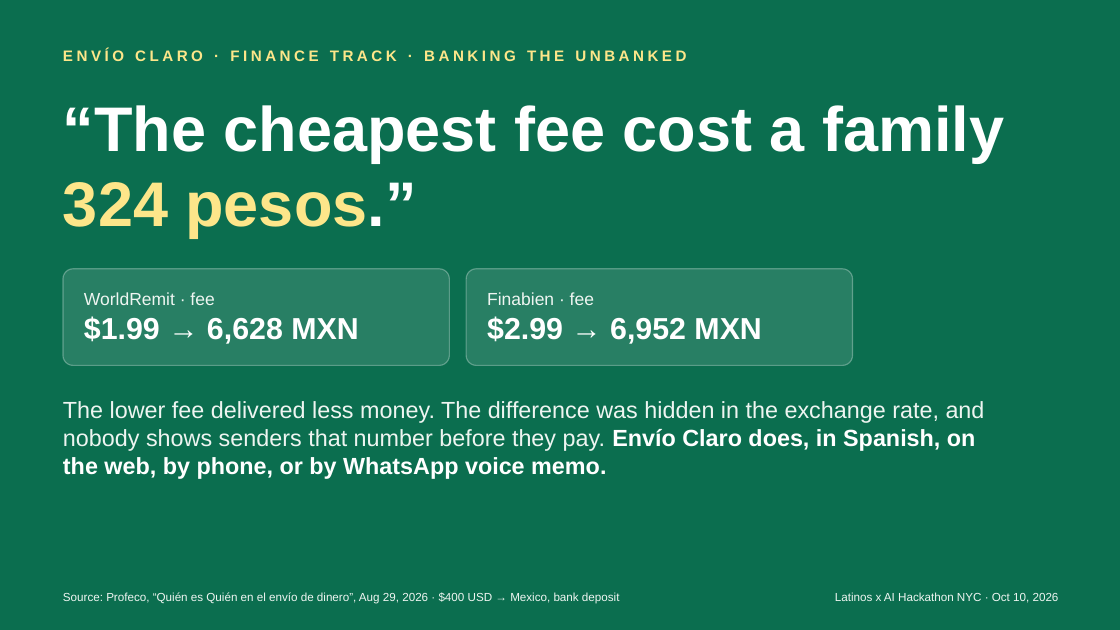
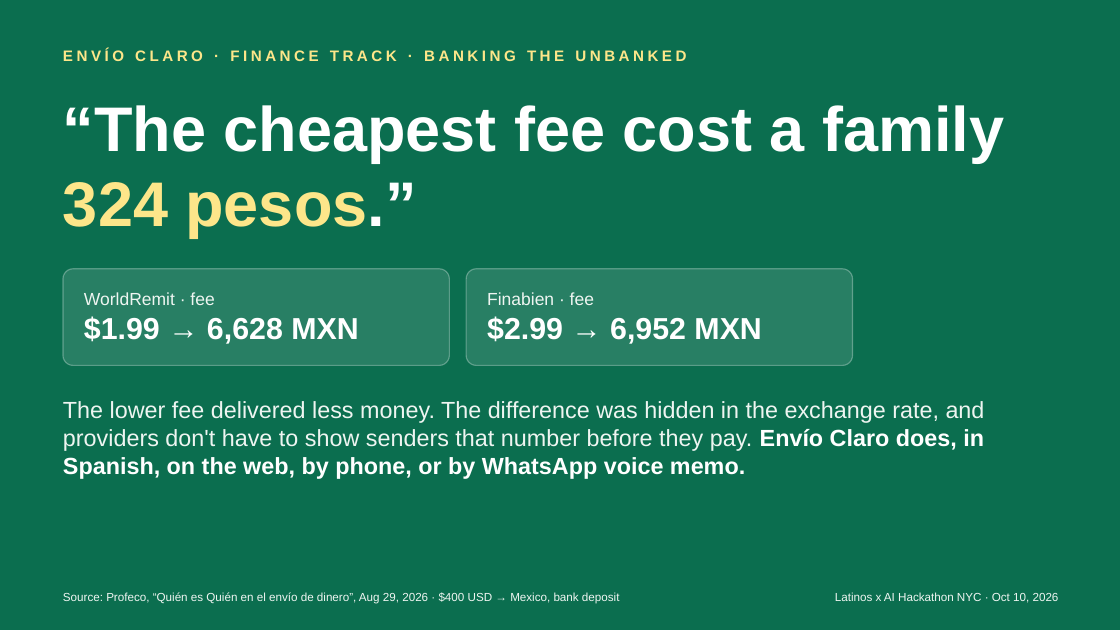
Before and after one commit to carltonking/envio-claro, a slide deck: slide 1 of docs/Envio-Claro-Deck.pptx. Drawn at 1120x630 pixels with LibreOffice and Linux fonts; fonts in the diff are those of the drawing. Boxes give left, top, right and bottom in pixels: in the first picture for what was removed or moved away, otherwise in the second. Text is boxed around its words. In the diff, an @@ line names an element or a change of style, - is before the commit and + after.

```diff
--- a/docs/Envio-Claro-Deck.pptx
+++ b/docs/Envio-Claro-Deck.pptx
@@ text at [63,401,985,479]: text changed @@
-The lower fee delivered less money. The difference was hidden in the exchange rate, and nobody shows senders that number before they pay. Envío Claro does, in Spanish, on the web, by phone, or by WhatsApp voice memo.
+The lower fee delivered less money. The difference was hidden in the exchange rate, and providers don't have to show senders that number before they pay. Envío Claro does, in Spanish, on the web, by phone, or by WhatsApp voice memo.
```
Also in this commit, not shown: 1 other slide changed, 4 other files.
